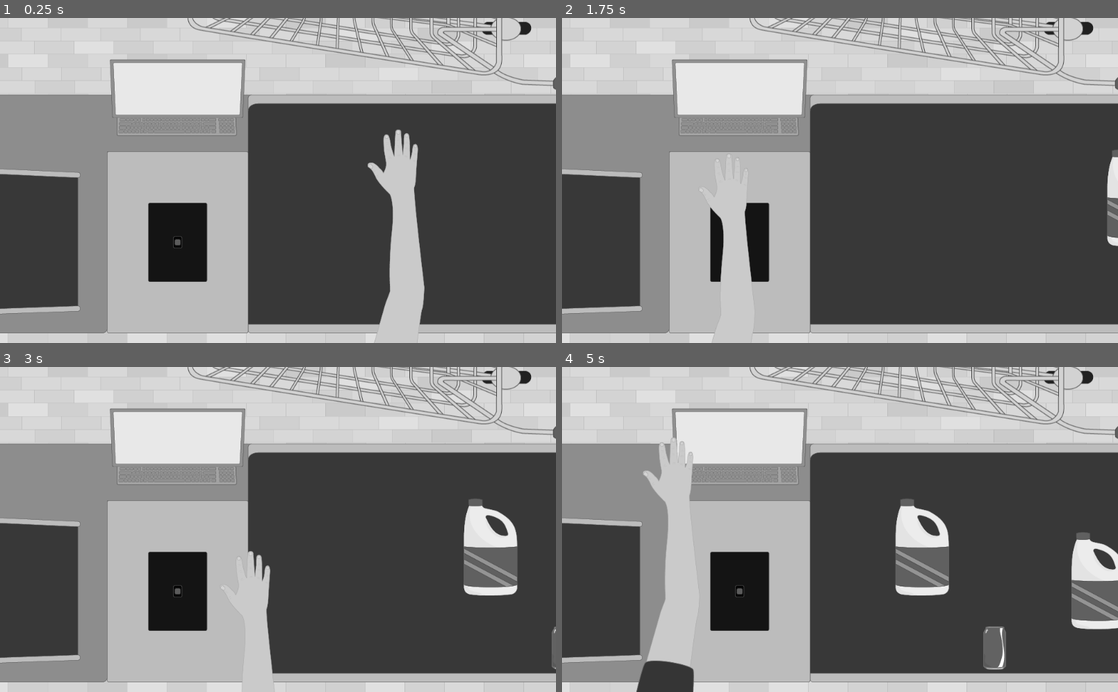
Above: before the commit, frames 1-4 (two rows, left to right).
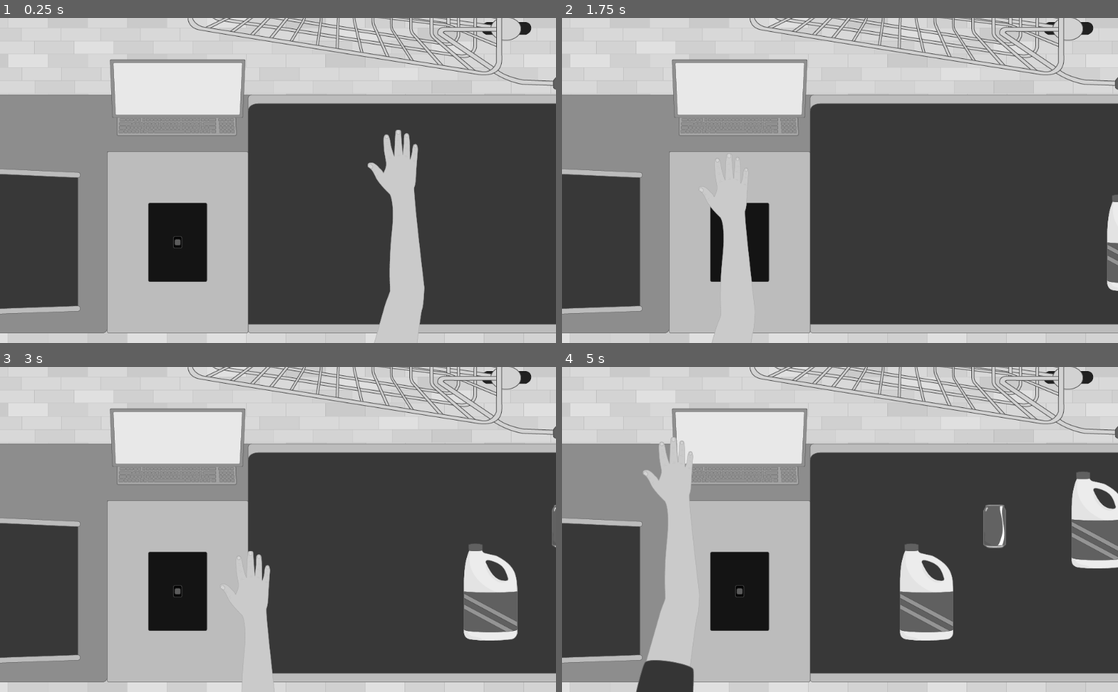
Above: after the commit, the same moments.

Repository: williamPropp/Wage-Mart
Game: Godot game, scene res://scenes/scanning_scene.tscn
The game is run twice, just before and just after one commit, with the same random seed, the same clock (stepped at 60 frames per second) and the same inputs. The engine's default icon, where the game draws it, is replaced by a stand-in: a white triangle on a blue panel in a dark square.
Inputs (mouse positions are in pixels of both pictures, inside the frame that each line leads up to):
- Up to frame 1 (0.25 s): no input
- Up to frame 2 (1.75 s): tap Enter at 0.5 s; move the mouse to (962, 164) at 0.52 s; click (962, 164) at 0.6 s; tap Space at 1.25 s; move the mouse to (728, 196) at 1.27 s; click (728, 196) at 1.35 s
- Up to frame 3 (3 s): move the mouse to (333, 458) at 2.02 s; click (333, 458) at 2.1 s; move the mouse to (250, 594) at 2.77 s; click (250, 594) at 2.85 s
- Up to frame 4 (5 s): move the mouse to (1006, 578) at 3.52 s; click (1006, 578) at 3.6 s; move the mouse to (673, 480) at 4.27 s; click (673, 480) at 4.35 s

The runs differ from the first frame. In frame 1, 0.3% of the frame differs, in the area x 34-99%, y 0-35%; in frame 2, 1.1%; in frame 3, 4.1%; in frame 4, 8.5%, in the area x 13-100%, y 0-100%.

Commit message:
fixed hitboxes for bleach and chips

Diff:
--- a/project.godot
+++ b/project.godot
@@ -17,6 +17,15 @@
 [autoload]
 
 Global="*res://scripts/global.gd"
+
+[display]
+
+window/stretch/mode="2d"
+window/stretch/aspect="keep"
+
+[global]
+
+window=false
 
 [input]
 
--- a/scanning_scene.gd
+++ b/scanning_scene.gd
@@ -51,7 +51,7 @@
 
 func spawn_rand_grocery_item():
 	var new_grocery_item = load("res://prefabs/grocery_item.tscn").instance()
-	var rand_y = rng.randi_range(180, 520)
+	var rand_y = rng.randi_range(180, 400)
 	self.add_child(new_grocery_item)
 	new_grocery_item.position = Vector2(1050, rand_y)
 	new_grocery_item.apply_texture( Global.grocery_item_types[ rng.randi_range(0, 4) ] )
--- a/scripts/grocery_item.gd
+++ b/scripts/grocery_item.gd
@@ -70,3 +70,8 @@
 		self.texture = load("res://assets/" + texture_name + ".png")
 	else:
 		print("texture_name not in Global.grocery_item_types")
+
+	if(texture_name == "bleach"):
+		self.get_node("groc_item_hbox").scale = Vector2(1.5, 3.0)
+	elif(texture_name == "chips"):
+		self.get_node("groc_item_hbox").scale = Vector2(1.5, 2.0)
Not shown, changed: export_presets.cfg
